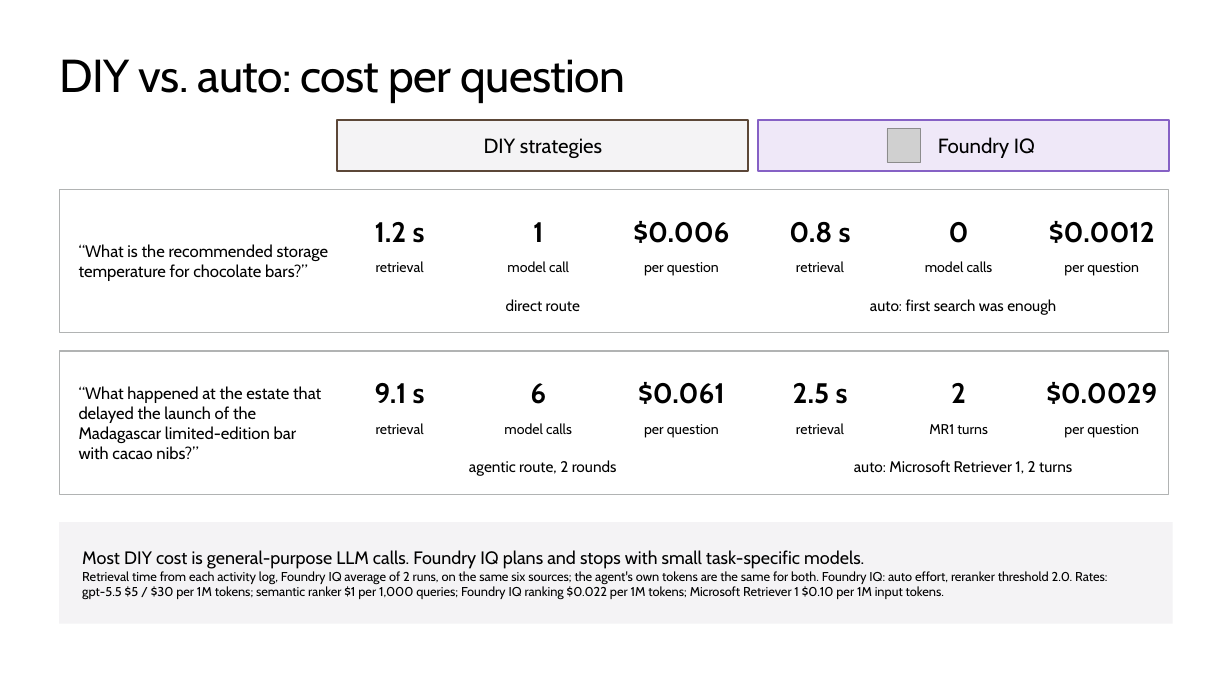
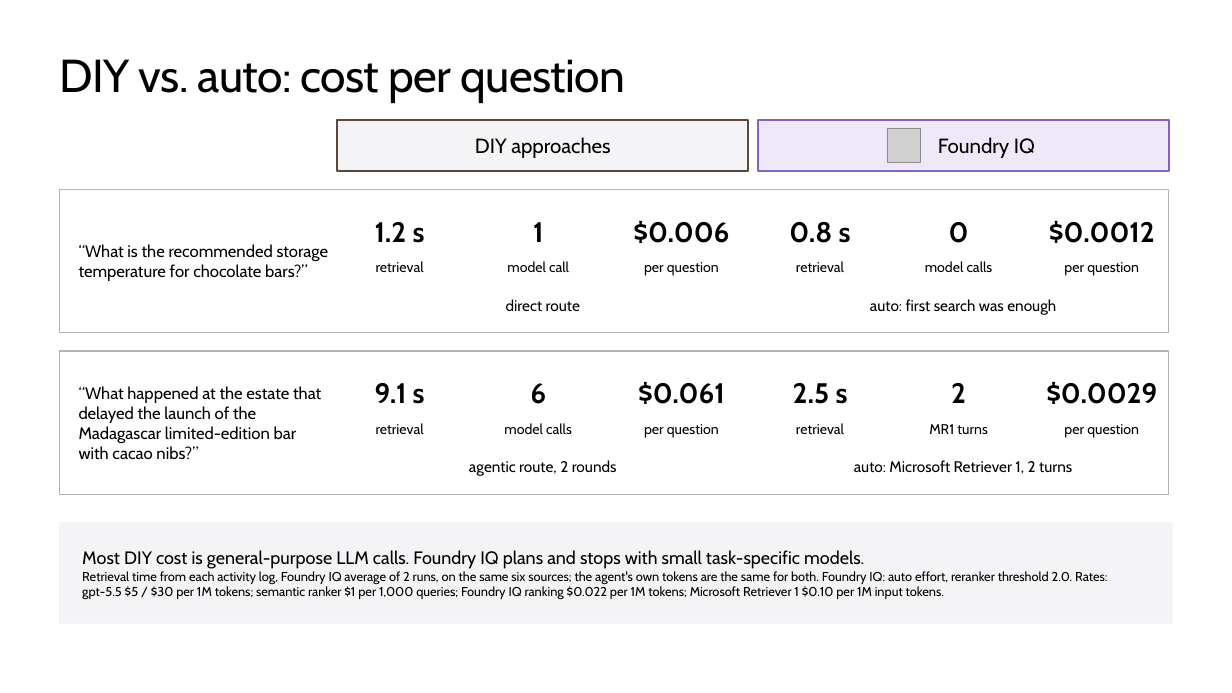
Before and after one commit to microsoft/ignite26-BRK300-building-agentic-retrieval-from-diy-to-foundry-iq, a slide deck: slide 37 of IgniteBRK300-WorkingDeck.pptx (slide 38 before the commit). Drawn at 1232x693 pixels with LibreOffice and Linux fonts; fonts in the diff are those of the drawing; grey boxes stand for pictures; background and template pictures are left out. Boxes give left, top, right and bottom in pixels: in the first picture for what was removed or moved away, otherwise in the second. Text is boxed around its words. In the diff, an @@ line names an element or a change of style, - is before the commit and + after.

```diff
--- a/IgniteBRK300-WorkingDeck.pptx
+++ b/IgniteBRK300-WorkingDeck.pptx
@@ text in rectangle at (475, 137, 610, 158): text changed @@
-DIY strategies
+DIY approaches
```
Also in this commit, not shown: 16 other slides changed, 1 slide removed, 7 other files.
